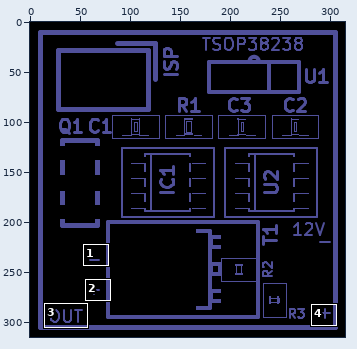
Sprite sheet: gerber_files/PNGs/LED-strip_PWM_IR-F_SilkS.gto.png. Above, an overview of the earlier version with the close-up marked.
Close-up. Old version:
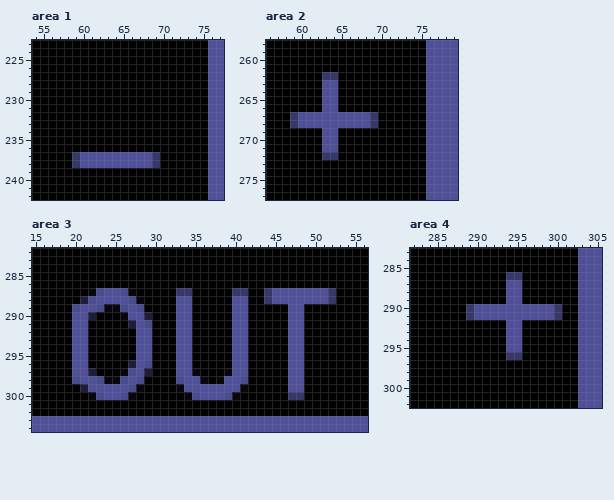
The file is 315x315 pixels. Colours within 5 levels of each other are drawn and written as one. Shown: area 1: x 54..77, y 223..242; area 2: x 56..79, y 258..277; area 3: x 15..56, y 282..304; area 4: x 282..305, y 283..302. The commit also changed other parts of the picture, which this record leaves out.
The result:
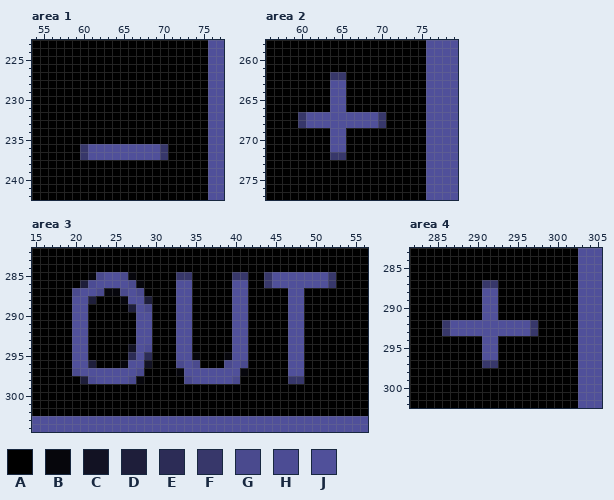
Palette (. is transparent): A #000000  B #06060c  C #121223  D #1e1e3a  E #2c2c56  F #37376a  G #4a4a8e  H #4c4c94  J #50509a
Edits made:
Area 1:
y 236: x 60..70 AAAAAAAAAAA -> FJJJJJJJJJF
y 237: x 59..60 FJ -> AF; x 69..70 FA -> JF
y 238: x 59..69 FJJJJJJJJJF -> AAAAAAAAAAA
Area 2:
y 262: x 63 F -> A; x 65 A -> F
y 263..266: x 63 J -> A; x 65 A -> J
y 267..268: x 59..60 FJ -> AF; x 69..70 FA -> JF
y 269..271: x 63 J -> A; x 65 A -> J
y 272: x 63 F -> A; x 65 A -> F
Area 3:
y 285: x 22..27 AAAAAA -> BGJJGB; x 33..34 AA -> FF; x 40..41 AA -> FF; x 44..52 AAAAAAAAA -> FJJJJJJJF
y 286: x 21..28 AAAAAAAA -> DHJJJJGB; x 33..34 AA -> JJ; x 40..41 AA -> JJ; x 44..52 AAAAAAAAA -> FJJJJJJJF
y 287: x 20..22 AAB -> GJJ; x 24..25 JJ -> BB; x 27..28 BA -> JG; x 33..34 FF -> JJ; x 40..41 FF -> JJ; x 44..46 FJJ -> AAA; x 49..52 JJJF -> AAAA
y 288: x 20..29 ADHJJJJGBA -> JJDAAABJJD; x 44..46 FJJ -> AAA; x 49..52 JJJF -> AAAA
y 289: x 20 G -> J; x 22..29 JGBBGJGA -> AAAAADJG
y 290: x 22 D -> A; x 26..27 BJ -> AA; x 29 D -> J
y 291: x 27 D -> A; x 29 G -> J
y 294: x 27 A -> C; x 29 J -> H
y 295: x 27 A -> E; x 29 J -> E; x 35 A -> B; x 39 A -> B
y 296: x 22 A -> D; x 26..27 AD -> BJ; x 29 G -> C; x 33 J -> G; x 35 A -> G; x 39 A -> G; x 41 J -> G
y 297: x 20 J -> G; x 22..29 DAAABHJD -> JJJJJJGA; x 33 J -> B; x 35..39 BAAAB -> JJJJJ; x 41 J -> B
y 298: x 20..28 GJJGBBGJG -> ADHJJJJGB; x 33..34 GJ -> AG; x 36..38 BAB -> JJJ; x 40..41 JG -> GA; x 47..48 JJ -> FF
y 299: x 21..28 DJJJJJGB -> AAAAAAAA; x 33..41 BJJJJJJJB -> AAAAAAAAA; x 47..48 JJ -> AA
y 300: x 22..27 BGJJGB -> AAAAAA; x 34..40 BGJJJGB -> AAAAAAA; x 47..48 FF -> AA
Area 4:
y 286: x 294..295 FF -> AA
y 287: x 291..292 AA -> FF; x 294..295 JJ -> AA
y 288..289: x 291..292 AA -> JJ; x 294..295 JJ -> AA
y 290..291: x 289..290 FJ -> AA; x 293..300 JJJJJJJF -> AAAAAAAA
y 292..293: x 286..293 AAAAAAAA -> FJJJJJJJ; x 296..297 AA -> JF
y 294..295: x 291..292 AA -> JJ; x 294..295 JJ -> AA
y 296: x 291..292 AA -> JJ; x 294..295 FF -> AA
y 297: x 291..292 AA -> FF
Pixel boxes of the changes (left, top, right, bottom) in both close-ups:
changed: (72, 144, 168, 168)
changed: (290, 72, 386, 160)
changed: (72, 272, 152, 400)
changed: (176, 272, 192, 296)
changed: (232, 272, 336, 304)
changed: (176, 352, 248, 400)
changed: (288, 376, 304, 400)
changed: (442, 272, 562, 368)
